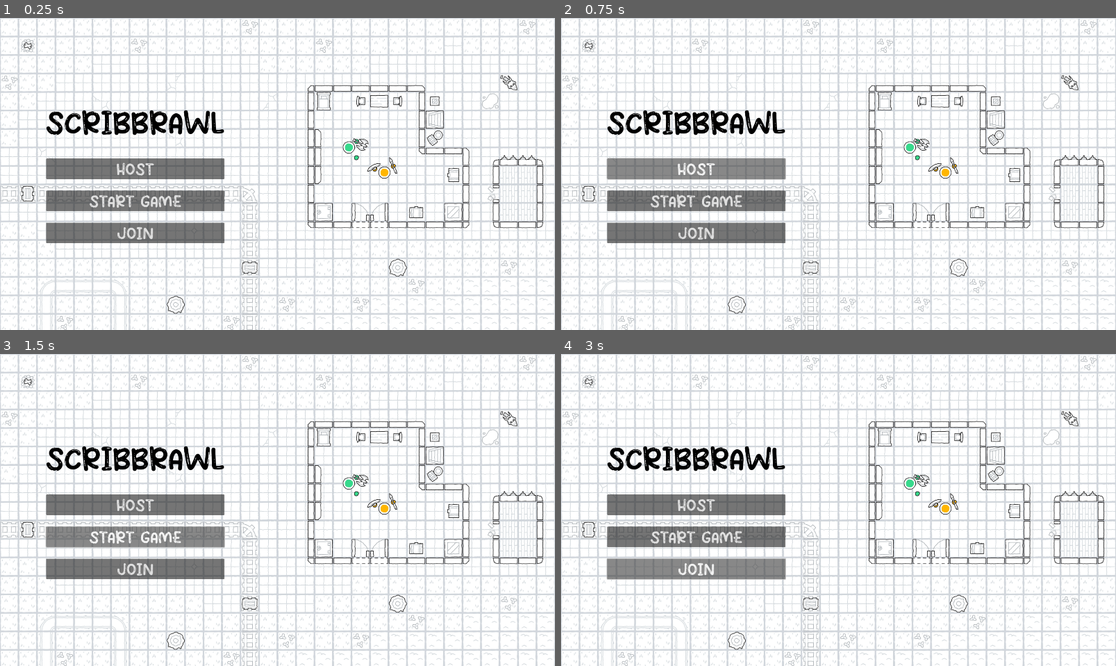
Above: before the commit, frames 1-4 (two rows, left to right).
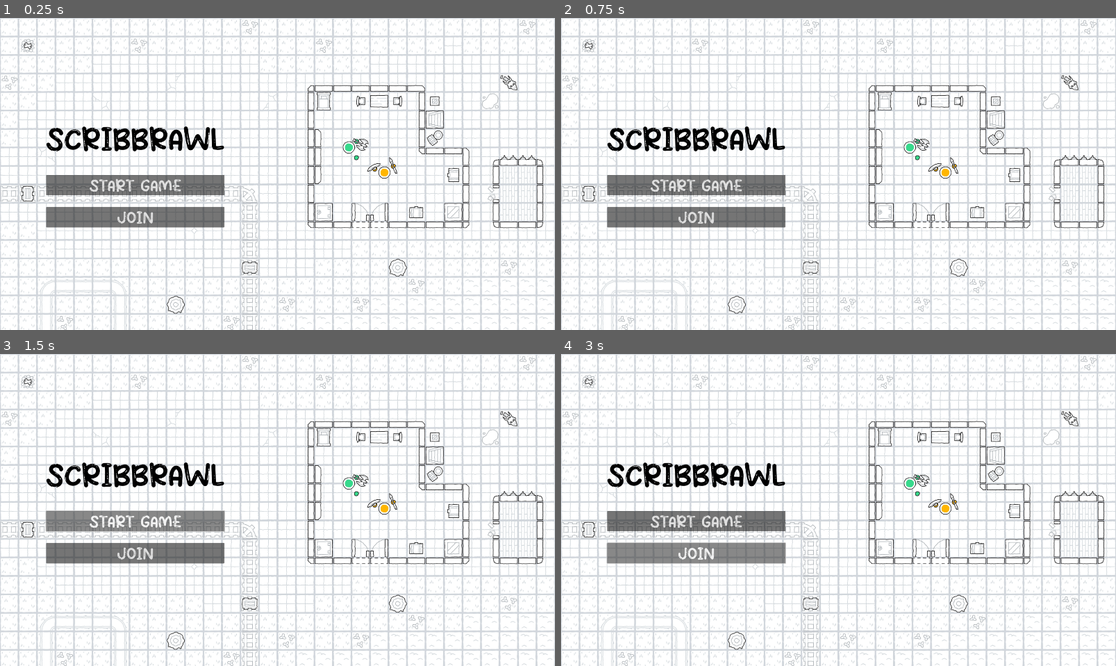
Above: after the commit, the same moments.

Repository: YuunsGit/scribbrawl-game
Game: Godot game, scene res://scenes/main_menu.tscn
The game is run twice, just before and just after one commit, with the same random seed, the same clock (stepped at 60 frames per second) and the same inputs.
Inputs (mouse positions are in pixels of both pictures, inside the frame that each line leads up to):
- Up to frame 1 (0.25 s): no input
- Up to frame 2 (0.75 s): click (694, 167) at 0.5 s, where only the run before the commit has a clickable "HOST"
- Up to frame 3 (1.5 s): click "START GAME" at 1.25 s
- Up to frame 4 (3 s): click "START GAME" at 2 s; click "JOIN" at 2.75 s

The runs differ from the first frame. In frame 1, 9.0% of the frame differs, in the area x 8-41%, y 29-73%; in frame 2, 9.1%; in frame 3, 9.0%; in frame 4, 9.0%.

Commit message:
Rearrange project files

Diff:
--- a/scenes/main_menu.tscn
+++ b/scenes/main_menu.tscn
@@ -94,11 +94,6 @@
 layout_mode = 2
 theme_override_constants/separation = 40
 
-[node name="Host" type="Button" parent="MarginContainer/CenterContainer/VBoxContainer/VBoxContainer"]
-layout_mode = 2
-theme = SubResource("Theme_m7rif")
-text = "HOST"
-
 [node name="StartGame" type="Button" parent="MarginContainer/CenterContainer/VBoxContainer/VBoxContainer"]
 layout_mode = 2
 theme = SubResource("Theme_m7rif")
@@ -110,7 +105,6 @@
 text = "JOIN
 "
 
-[connection signal="pressed" from="MarginContainer/CenterContainer/VBoxContainer/VBoxContainer/Host" to="." method="_on_host_pressed"]
+[connection signal="pressed" from="MarginContainer/CenterContainer/VBoxContainer/VBoxContainer/StartGame" to="." method="_on_host_pressed"]
 [connection signal="pressed" from="MarginContainer/CenterContainer/VBoxContainer/VBoxContainer/StartGame" to="." method="_on_start_game_pressed"]
-[connection signal="pressed" from="MarginContainer/CenterContainer/VBoxContainer/VBoxContainer/StartGame" to="." method="_on_host_pressed"]
 [connection signal="pressed" from="MarginContainer/CenterContainer/VBoxContainer/VBoxContainer/Join" to="." method="_on_join_pressed"]
--- a/scenes/world.tscn
+++ b/scenes/world.tscn
@@ -9,7 +9,6 @@
 player_scene = ExtResource("2_qb84c")
 
 [node name="TileMap" type="TileMap" parent="."]
-position = Vector2(-178, 21)
 tile_set = ExtResource("1_yijic")
 format = 2
 layer_0/tile_data = PackedInt32Array(-983058, 1, 1, -917522, 1, 1, -851986, 1, 1, -786450, 1, 1, -720914, 1, 1, -655378 …(92713 unchanged characters)…
@@ -17,13 +16,13 @@
 [node name="SpawnLocations" type="Node" parent="."]
 
 [node name="0" type="Node2D" parent="SpawnLocations" groups=["spawn_points"]]
-position = Vector2(365, 643)
+position = Vector2(545, 456)
 
 [node name="1" type="Node2D" parent="SpawnLocations" groups=["spawn_points"]]
-position = Vector2(730, 1286)
+position = Vector2(549, 1165)
+
+[node name="2" type="Node2D" parent="SpawnLocations" groups=["spawn_points"]]
+position = Vector2(1610, 460)
 
 [node name="3" type="Node2D" parent="SpawnLocations" groups=["spawn_points"]]
-position = Vector2(1081, 848)
-
-[node name="4" type="Node2D" parent="SpawnLocations" groups=["spawn_points"]]
-position = Vector2(773, 465)
+position = Vector2(1625, 1180)
--- a/scripts/lobby.gd
+++ b/scripts/lobby.gd
@@ -9,6 +9,7 @@
 const PORT = 8910
 const DEFAULT_SERVER_IP = "98.67.164.109" # IPv4 localhost
 const MAX_CONNECTIONS = 20
+
 
 # This will contain player info for every player,
 # with the keys being each player's unique IDs.
@@ -29,12 +30,9 @@
 	multiplayer.connected_to_server.connect(_on_connected_ok)
 	multiplayer.connection_failed.connect(_on_connected_fail)
 	multiplayer.server_disconnected.connect(_on_server_disconnected)
-	if "--server" in OS.get_cmdline_args():
-		var peer = ENetMultiplayerPeer.new()
-		var error = peer.create_server(PORT, MAX_CONNECTIONS)
-		if error:
-			return error
-		multiplayer.multiplayer_peer = peer
+	if OS.has_feature("dedicated_server"):
+		print("Server created!")
+		create_game()
 
 
 func join_game(address = ""):
@@ -54,9 +52,6 @@
 		return error
 	multiplayer.multiplayer_peer = peer
 
-	players[1] = player_info
-	player_connected.emit(1, player_info)
-
 
 func remove_multiplayer_peer():
 	multiplayer.multiplayer_peer = null
@@ -64,7 +59,7 @@
 
 # When the server decides to start the game from a UI scene,
 # do Lobby.load_game.rpc(filepath)
-@rpc("call_local", "reliable")
+@rpc("any_peer", "call_local", "reliable")
 func load_game(game_scene_path):
 	get_tree().change_scene_to_file(game_scene_path)
 
@@ -72,16 +67,17 @@
 # Every peer will call this when they have loaded the game scene.
 @rpc("any_peer", "call_local", "reliable")
 func player_loaded():
+	players_loaded += 1
 	if multiplayer.is_server():
-		players_loaded += 1
 		if players_loaded == players.size():
-			# Start game
 			players_loaded = 0
 
 
 # When a peer connects, send them my player info.
 # This allows transfer of all desired data for each player, not only the unique ID.
 func _on_player_connected(id):
+	if OS.has_feature("dedicated_server"):
+		print("Player connected: " + str(id))
 	_register_player.rpc_id(id, player_info)
 
 
@@ -93,12 +89,16 @@
 
 
 func _on_player_disconnected(id):
+	if OS.has_feature("dedicated_server"):
+		print("Player disconnected: " + str(id))
 	players.erase(id)
 	player_disconnected.emit(id)
 
 
 func _on_connected_ok():
 	var peer_id = multiplayer.get_unique_id()
+	if OS.has_feature("dedicated_server"):
+		print("Connected ok: " + str(peer_id))
 	players[peer_id] = player_info
 	player_connected.emit(peer_id, player_info)
 
--- a/scripts/main_menu.gd
+++ b/scripts/main_menu.gd
@@ -1,8 +1,4 @@
 extends Control
-
-func _on_host_pressed():
-	if Lobby.multiplayer.get_peers().size() < 1:
-		Lobby.create_game()
 
 
 func _on_join_pressed():
--- a/scripts/world.gd
+++ b/scripts/world.gd
@@ -5,10 +5,11 @@
 func _ready():
 	var index = 0
 	for id in Lobby.players:
-		var current_player = player_scene.instantiate()
-		current_player.name = str(id)
-		add_child(current_player)
-		for spawn in get_tree().get_nodes_in_group("spawn_points"):
-			if spawn.name == str(index):
-				current_player.global_position = spawn.global_position
-		index += 1
+		if id != 1:
+			var current_player = player_scene.instantiate()
+			current_player.name = str(id)
+			add_child(current_player)
+			for spawn in get_tree().get_nodes_in_group("spawn_points"):
+				if spawn.name == str(index):
+					current_player.global_position = spawn.global_position
+			index += 1
Not shown, changed: export_presets.cfg
Not shown, changed: icon.svg.import
Not shown: 1 places in scenes/main_menu.tscn that only renumber resources
Binary file removed: scribbrawl/index.apple-touch-icon.png
Not shown, removed: scribbrawl/index.apple-touch-icon.png.import
Binary file removed: scribbrawl/index.icon.png
Not shown, removed: scribbrawl/index.icon.png.import
Binary file removed: scribbrawl/index.png
Not shown, removed: scribbrawl/index.png.import
Not shown, removed: scribbrawl/package-lock.json
Not shown, removed: scribbrawl/package.json
Not shown, removed: Scribbrawl.audio.worklet.js
(and 10 more such lines)
